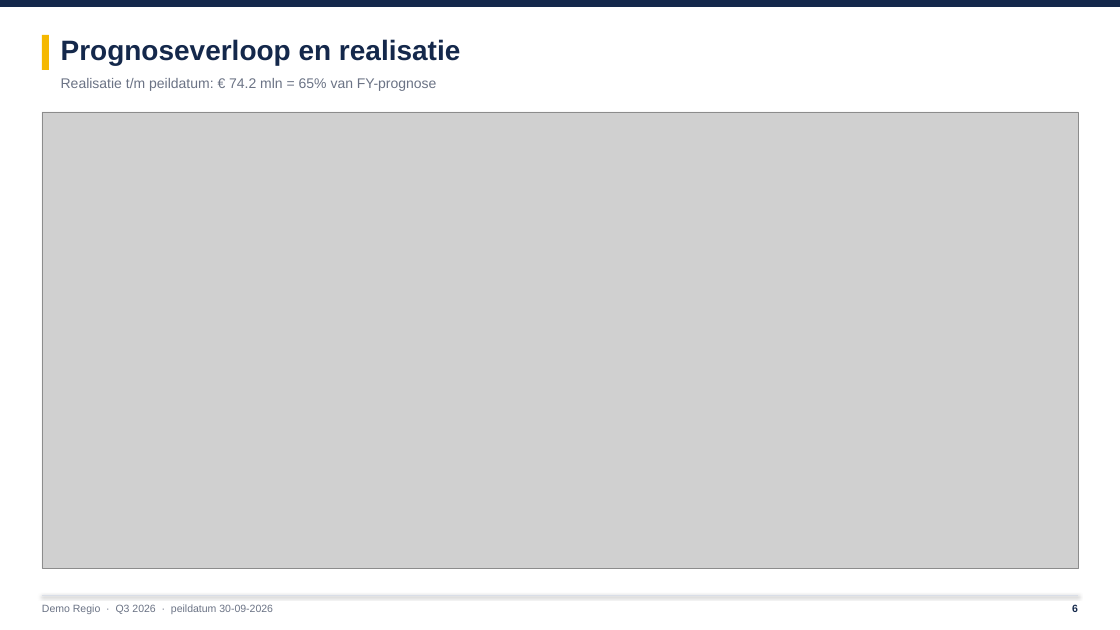
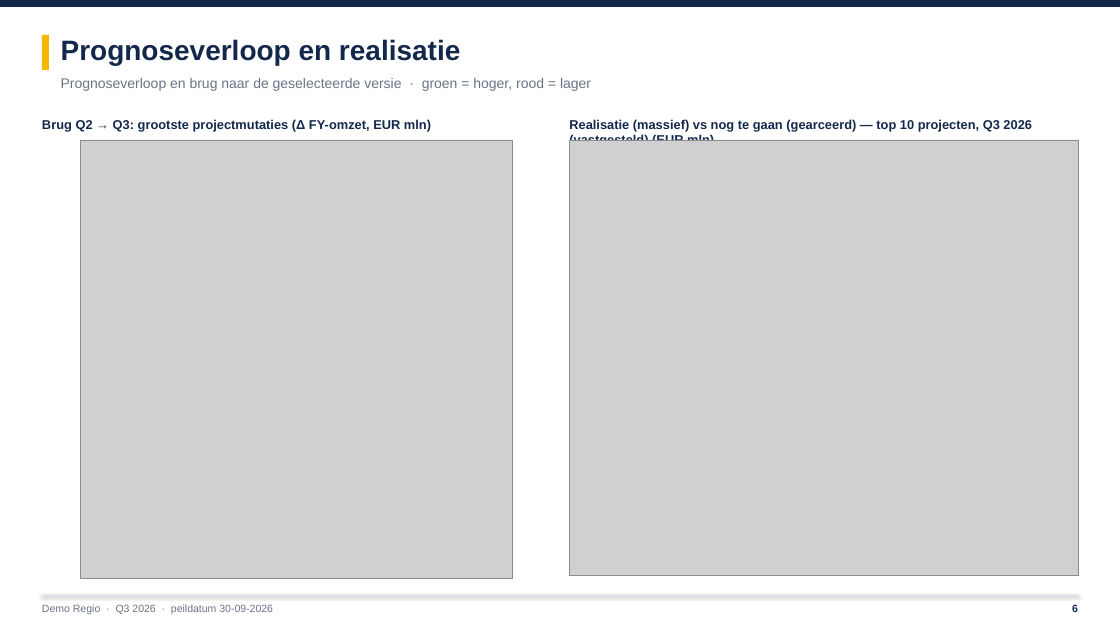
Before and after one commit to LuukLoohuis/Forecast-Builder, a slide deck: slide 6 of docs/Voorbeeld_PowerPoint.pptx. Drawn at 1120x630 pixels with LibreOffice and Linux fonts; fonts in the diff are those of the drawing; grey boxes stand for pictures. Boxes give left, top, right and bottom in pixels: in the first picture for what was removed or moved away, otherwise in the second. Text is boxed around its words. In the diff, an @@ line names an element or a change of style, - is before the commit and + after.

```diff
--- a/docs/Voorbeeld_PowerPoint.pptx
+++ b/docs/Voorbeeld_PowerPoint.pptx
@@ text at <box>61,78,591,91</box>: text changed @@
-Realisatie t/m peildatum: € 74.2 mln = 65% van FY-prognose
+Prognoseverloop en brug naar de geselecteerde versie · groen = hoger, rood = lager
@@ picture removed at <box>42,112,1078,568</box> @@
@@ text added at <box>42,119,431,132</box>, 11 pt, text #14284B, bold @@
+Brug Q2 → Q3: grootste projectmutaties (Δ FY-omzet, EUR mln)
@@ text added at <box>569,119,1032,147</box>, 11 pt, text #14284B, bold @@
+Realisatie (massief) vs nog te gaan (gearceerd) — top 10 projecten, Q3 2026 (vastgesteld) (EUR mln)
@@ picture added at <box>81,140,513,579</box> @@
@@ picture added at <box>570,140,1079,576</box> @@
```
Also in this commit, not shown: 10 other slides changed, 7 other files.
